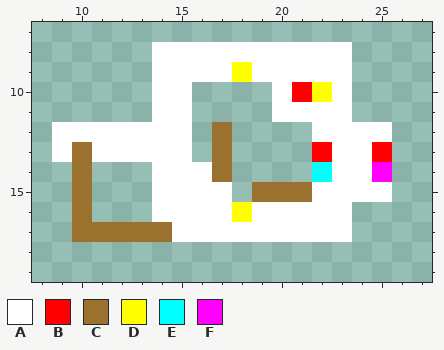
Two versions of one pixel-art file, assets/maps/map.ase. Above: the version before the commit.
32x32 pixels, 1 frame. Shown: x 8..27, y 7..19.
Visible layers, top first: "stuff orientation", "stuff", "ground".
Palette (. is transparent): A #ffffff  B #ff0000  C #9a722e  D #ffff00  E #00ffff  F #ff00ff
Pixels before, first column x 9:
 8 .....AAAAAAAAAA..
 9 .....AAAADAAAAA..
10 .....AA....ABDA..
11 .....AA....AAAA..
12 AAAAAAA.C....AAAA
13 ACAAAAA.C....BAAB
14 .C...AAAC....EAAF
15 .C...AAAA.CCCAAAA
16 .C...AAAADAAAAA..
17 .CCCCCAAAAAAAAA..
After:
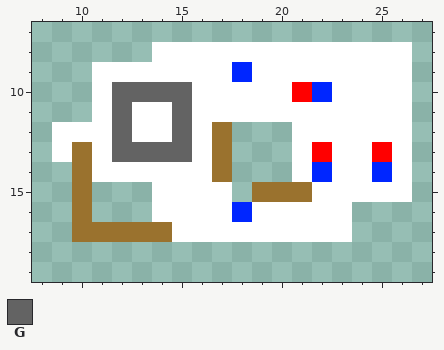
Colours new in this view: G #636363
Edits made:
layer "stuff orientation" now hidden
colour D: #ffff00 -> #0026ff
Changed rows in their new state; - is a pixel that keeps its letter.
first column x 11:
 8 -------------AAA
 9 AAA----------AAA
10 AGGGGAAAA----AAA
11 AGA-GAAAA----AAA
12 -G--GA----A----A
13 -GGGGA----A----A
14 AAA-------AD--DA
15 ---------------A
Boxes around the changes in both pictures, in picture pixels (x1, y1, x2, y2):
changed: (92, 42, 412, 222)
